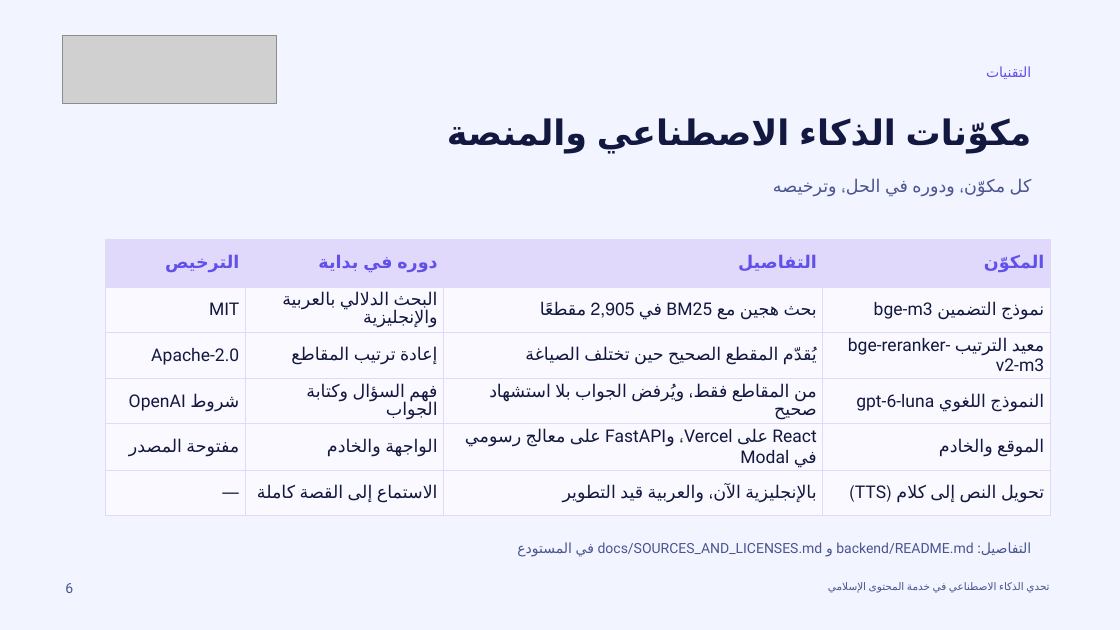
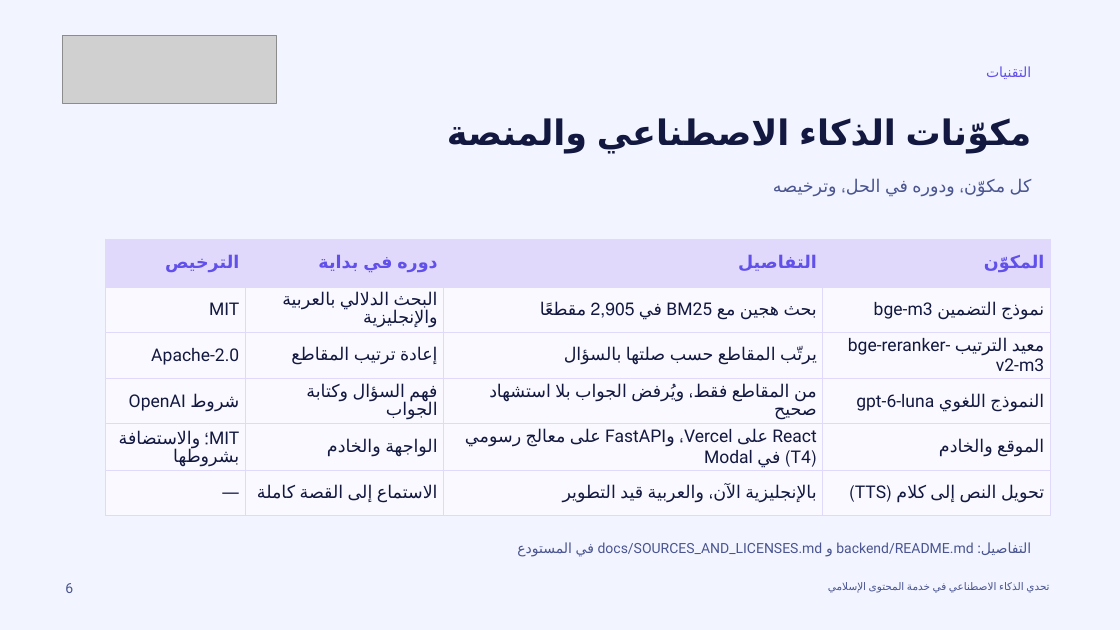
Before and after one commit to omarbintalib/Bidaya, a slide deck: slide 6 of docs/proposal/Bidaya_presentation.pptx. Drawn at 1120x630 pixels with LibreOffice and Linux fonts; fonts in the diff are those of the drawing; grey boxes stand for pictures; background and template pictures are left out. Boxes give left, top, right and bottom in pixels: in the first picture for what was removed or moved away, otherwise in the second. Text is boxed around its words. In the diff, an @@ line names an element or a change of style, - is before the commit and + after.

```diff
--- a/docs/proposal/Bidaya_presentation.pptx
+++ b/docs/proposal/Bidaya_presentation.pptx
@@ table at (105,239,1050,507) @@
-row 3, column 3: يُقدّم المقطع الصحيح حين تختلف الصياغة
+row 3, column 3: يرتّب المقاطع حسب صلتها بالسؤال
-row 5, column 1: مفتوحة المصدر
+row 5, column 1: MIT؛ والاستضافة بشروطها
-row 5, column 3: React على Vercel، وFastAPI على معالج رسومي في Modal
+row 5, column 3: React على Vercel، وFastAPI على معالج رسومي (T4) في Modal
```
Also in this commit, not shown: 7 other slides changed, 1 other file.
